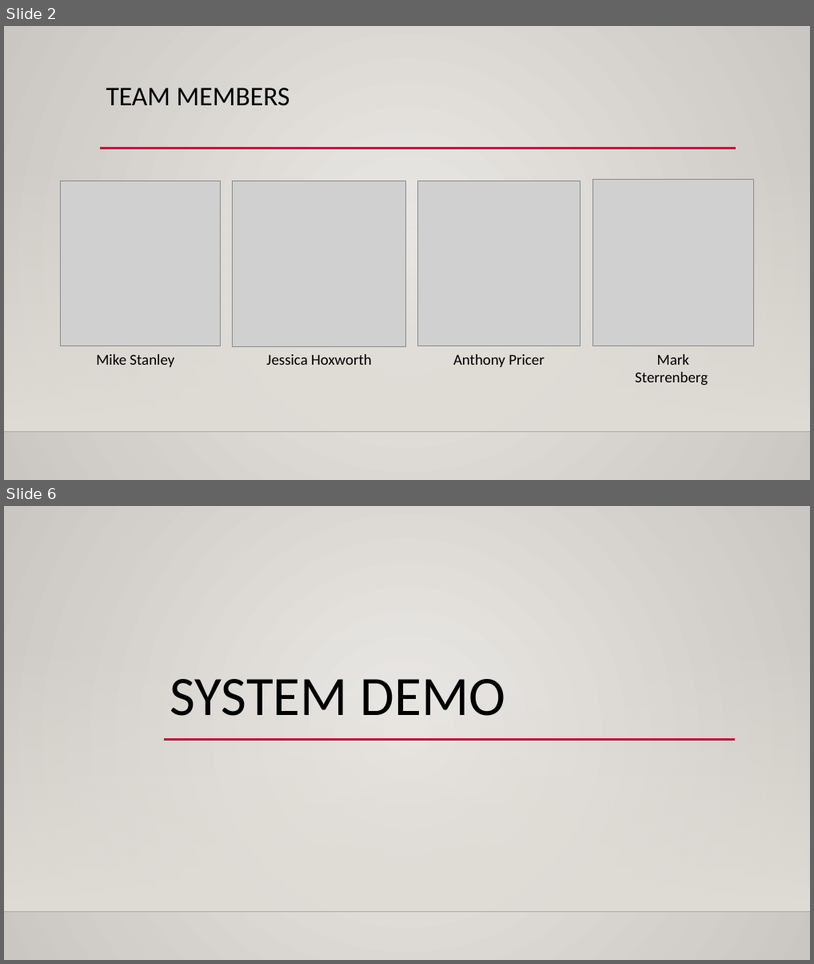
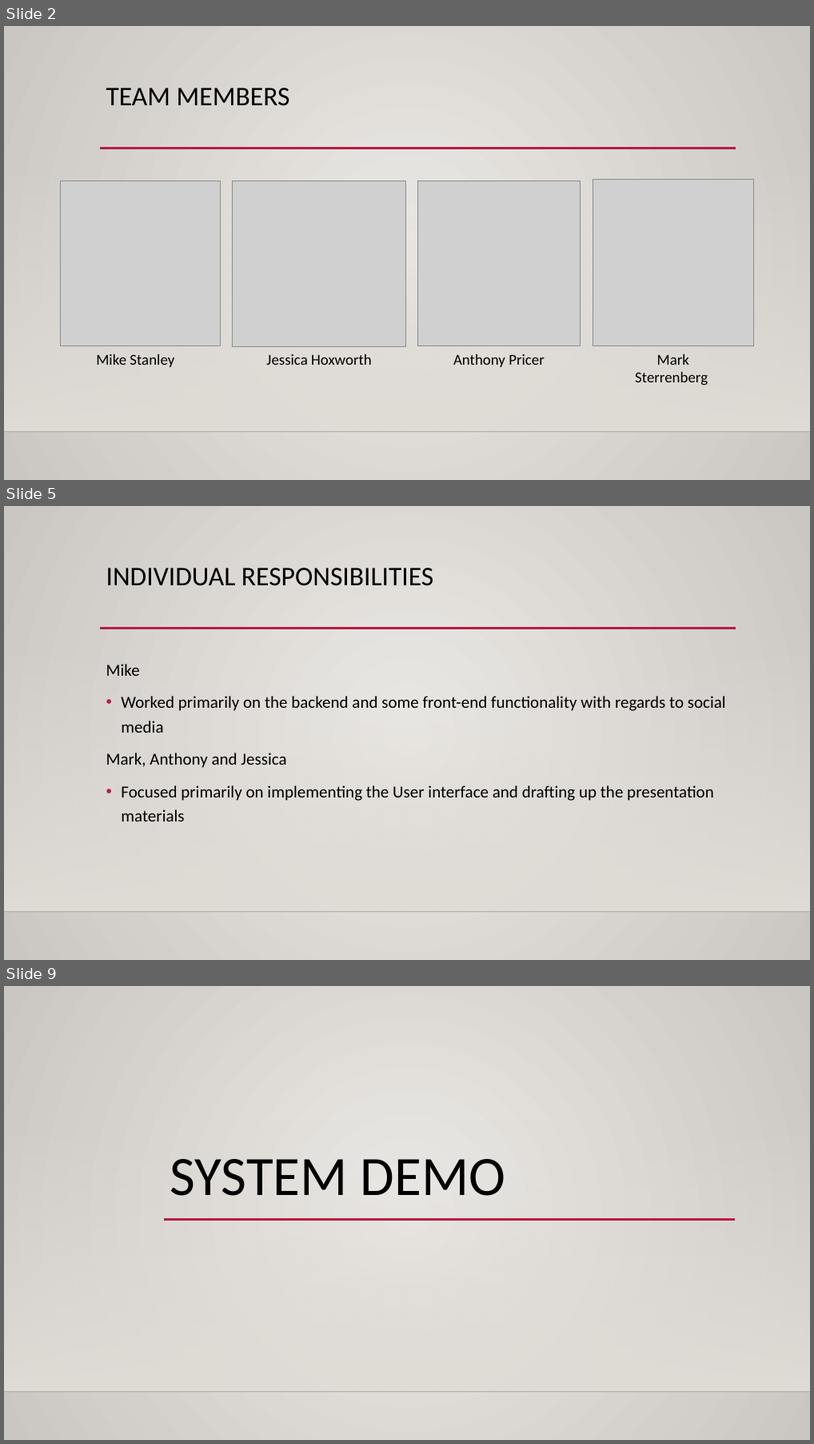
Before and after one commit to MR-Stan/Look-Out, a slide deck: Project2_Presentation_Material.pptx. Shown one above the other, each under a label of ours: slides 2 and 6 before the commit, slides 2, 5 and 9 after it; the slides between them are not shown. The pictures are 814x964 and 814x1444 pixels, drawn with LibreOffice and Linux fonts; fonts in the diff are those of the drawing; grey boxes stand for pictures; background and template pictures are left out. Boxes give left, top, right and bottom in pixels: in the first picture for what was removed or moved away, otherwise in the second. Text is boxed around its words. In the diff, an @@ line names an element or a change of style, - is before the commit and + after.

```diff
--- a/Project2_Presentation_Material.pptx
+++ b/Project2_Presentation_Material.pptx
@@ slide 5 added at (4, 506, 810, 960), background gradient #ECEAE7 to #CAC7C1; not listed: 3 template elements that a slide beside it also shows @@
@@ title added at (106, 568, 434, 586), 32 pt, text #000000 @@
+INDIVIDUAL RESPONSIBILITIES
@@ text added at (106, 664, 726, 821), 20 pt, text #000000 @@
+Mike
+• Worked primarily on the backend and some front-end functionality with regards to social media
+Mark, Anthony and Jessica
+• Focused primarily on implementing the User interface and drafting up the presentation materials
@@ what was slide 6 is now slide 9 @@
```
Also in this commit, not shown: 3 slides changed, 2 other slides added.
